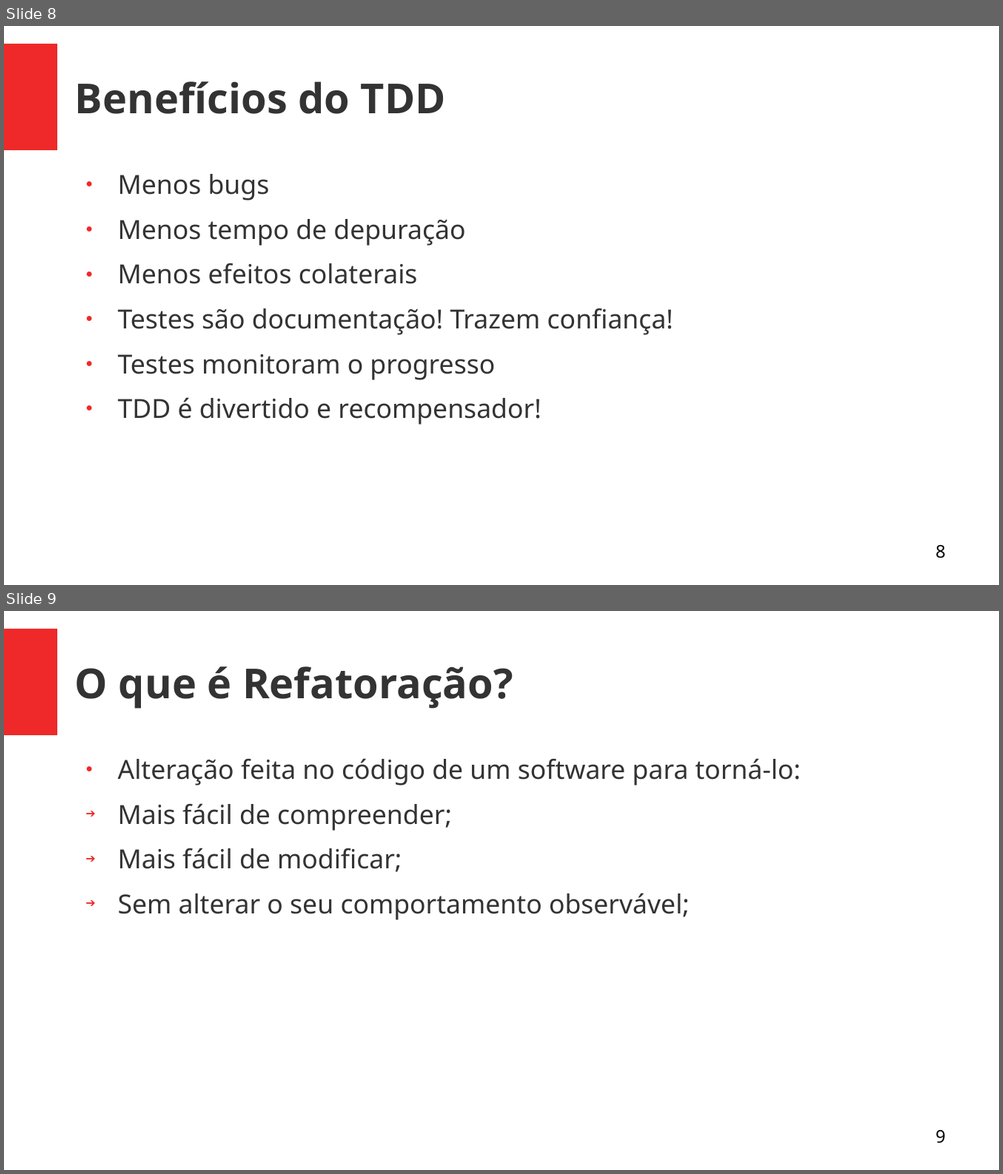
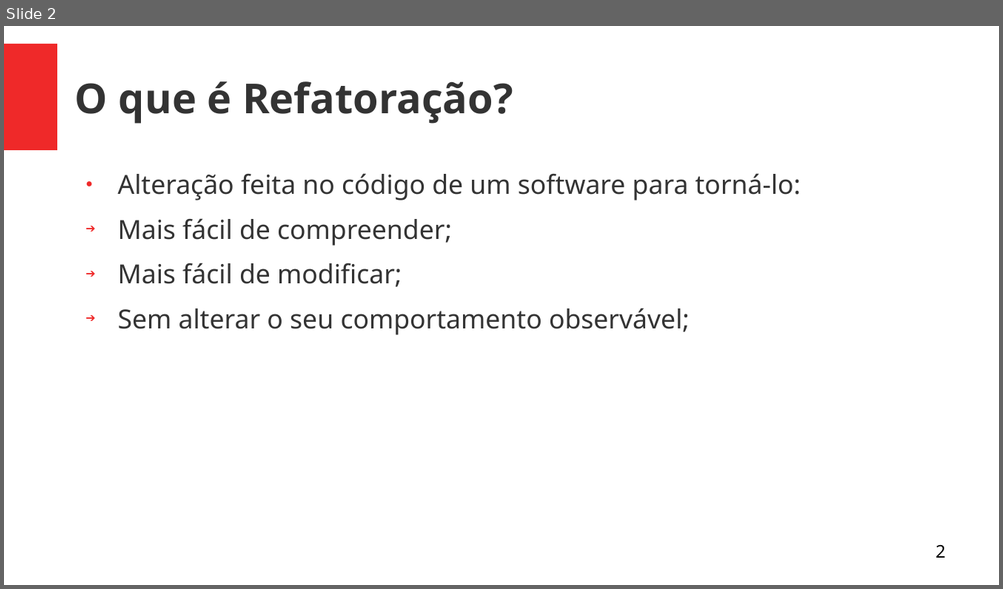
Before and after one commit to Geofisicando/C-orientado-a-testes, a slide deck: slides/refatoracao.odp. Shown one above the other, each under a label of ours: slides 8 and 9 before the commit, slide 2 after it. The pictures are 1003x1174 and 1003x589 pixels, drawn with LibreOffice and Linux fonts; fonts in the diff are those of the drawing. Boxes give left, top, right and bottom in pixels: in the first picture for what was removed or moved away, otherwise in the second. Text is boxed around its words. In the diff, an @@ line names an element or a change of style, - is before the commit and + after.

```diff
--- a/slides/refatoracao.odp
+++ b/slides/refatoracao.odp
@@ slide 8 removed at <box>4,26,999,585</box>, background #FFFFFF; not listed: 1 template element that a slide beside it also shows @@
@@ title removed at <box>75,82,446,114</box> @@
-Benefícios do TDD
@@ text removed at <box>118,174,673,425</box> @@
-● Menos bugs
-● Menos tempo de depuração
-● Menos efeitos colaterais
-● Testes são documentação! Trazem confiança!
-● Testes monitoram o progresso
-● TDD é divertido e recompensador!
@@ page number removed at <box>935,545,945,559</box> @@
-8
@@ what was slide 9 is now slide 2 @@
@@ page number at <box>935,545,945,558</box>: text changed @@
-9
+2
```
Also in this commit, not shown: 1 slide changed, 6 other slides removed, 5 other files.
